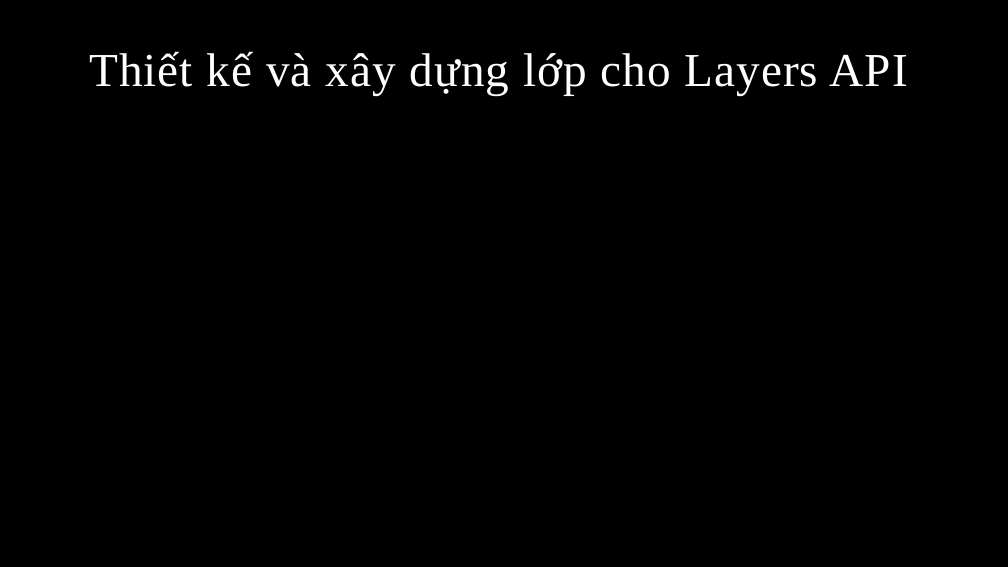
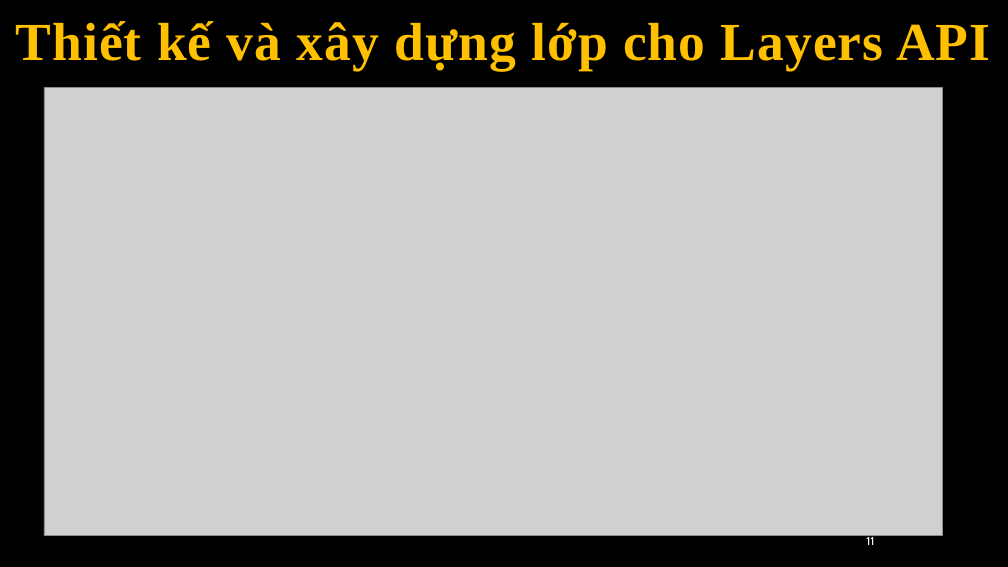
Before and after one commit to hqhoangvuong/DoAn1_CNTT, a slide deck: slide 12 of BaoCao.pptx (slide 17 before the commit). Drawn at 1008x567 pixels with LibreOffice and Linux fonts; fonts in the diff are those of the drawing; grey boxes stand for pictures; background and template pictures are left out. Boxes give left, top, right and bottom in pixels: in the first picture for what was removed or moved away, otherwise in the second. Text is boxed around its words. In the diff, an @@ line names an element or a change of style, - is before the commit and + after.

```diff
--- a/BaoCao.pptx
+++ b/BaoCao.pptx
@@ title "Thiết kế và xây dựng ...": place and size @@
-title "Thiết kế và xây dựng ..." at box(89, 51, 908, 96)
+title "Thiết kế và xây dựng ..." at box(16, 21, 990, 71)
@@ title "Thiết kế và xây dựng ..." at box(16, 21, 990, 71): size 45 to 51 pt, text colour #FFFFFF to #FFC000, bold on; alignment left to centre @@
@@ picture added at box(44, 88, 942, 536) @@
@@ page number added at box(866, 535, 874, 545), 11 pt, text #FFFFFF @@
+11
```
Also in this commit, not shown: 14 other slides changed, 8 slides removed, 4 other files.
